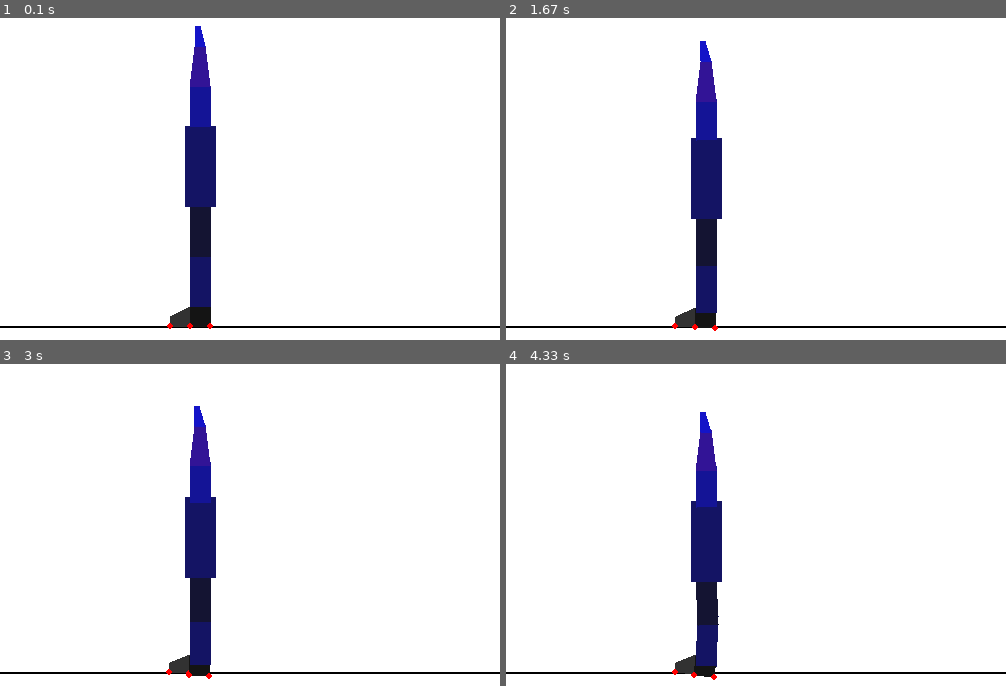
Above: before the commit, frames 1-4 (two rows, left to right).
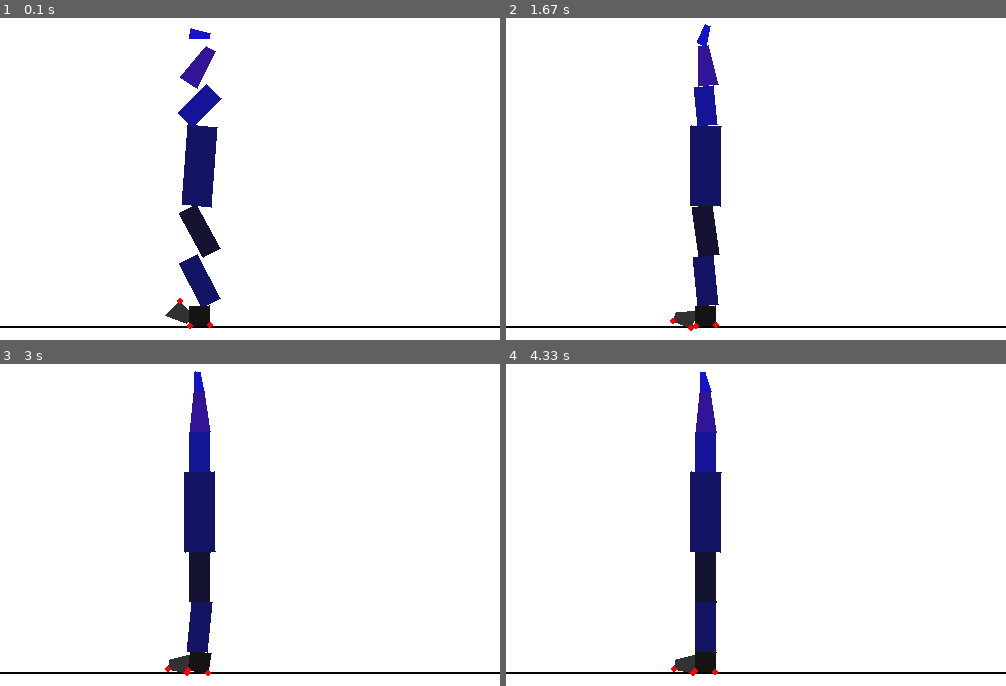
Above: after the commit, the same moments.

Repository: EmixD/Volley_pygame
Game: pygame game, started from main.py
The game is run twice, just before and just after one commit, with the same random seed, the same clock (stepped at 60 frames per second) and the same inputs.
Inputs:
- Up to frame 1 (0.1 s): no input
- Up to frame 2 (1.67 s): no input
- Up to frame 3 (3 s): no input
- Up to frame 4 (4.33 s): no input

The runs differ from the first frame. In frame 1, 1.8% of the frame differs, in the area x 33-45%, y 2-97%; in frame 2, 1.6%; in frame 3, 2.7%; in frame 4, 3.0%, in the area x 33-44%, y 2-99%.

Commit message:
Implement moving from 00 position

Diff:
--- a/game.py
+++ b/game.py
@@ -1,6 +1,6 @@
 # This file is intended to define a vplayer class.
 # It will be able to:
-# 1. Define a player as a set of traps (static) and
+# 1. Define a player as a set of traps (relative,  static) and treir pos and rot.
 #
 #
 
@@ -40,35 +40,40 @@
         self.y1=y1
 
 class trap:
-    def __init__(self,x0,y0,x1,y1,x2,y2,x3,y3,color):
-        self.pts=np.array([[x0,y0],[x1,y1],[x2,y2],[x3,y3]]).astype(float)
-        self.color=color
-        self.m=1.0
-        self.i=100.0
-        self.col_ball=[]
-        self.col_floor=[]
-        self.force_cm=np.array([0.0,0.0])
-        self.force_mom=0.0
-        self.v=np.array([0.0,0.0])
-        self.w=0.0
-        self.frict=0.2
-        self.frictw=1.0
+    def __init__(self,x0,y0,x1,y1,x2,y2,x3,y3, xc,yc,rot,color):
+        #static
+        self.pts0=np.array([[x0,y0],[x1,y1],[x2,y2],[x3,y3]]).astype(float) #points relative to the center
+        self.color=color #color for display
+        #static hardcoded
+        self.m=1.0 #mass
+        self.i=100.0 #inertia moment
+        self.frict=0.2 #lateral friction
+        self.frictw=1.0 #rotational friction
+        #init static
+        self.col_ball=[] #collision lines (given by indexes of 2 pts)
+        self.col_floor=[] #collision points (by index)
+        #dynamic
+        self.center=np.array([xc,yc]) #center of mass
+        self.rot=rot #rotation
+        #init dynamic
+        self.force_cm=np.array([0.0,0.0]) #force that acts on the center of mass
+        self.force_mom=0.0 #force momentum
+        self.v=np.array([0.0,0.0]) #lateral speed
+        self.w=0.0 #angular speed
+        #temp
+        self.pts =np.array([[x0,y0],[x1,y1],[x2,y2],[x3,y3]]).astype(float) #points (absolute, temporary variable)
+        #control
+        self.ptschanged=True
+    #one-time calls
     def add_ball_collision(self,v0,v1):
         self.col_ball.append([v0,v1])
     def add_floor_collision(self,v0):
         self.col_floor.append(v0)
-    def draw(self,screen):
-        pygame.draw.polygon(screen,self.color, self.pts)
-    def draw_col(self,screen):
-        for l in self.col_ball:
-            pygame.draw.line(screen, (255, 0, 0),self.pts[l[0]],self.pts[l[1]])
-        for v in self.col_floor:
-            pygame.draw.circle(screen, (255, 0, 0),self.pts[v],3)
-    def get_center(self): #simplistic
-        c=(self.pts[0]+self.pts[1]+self.pts[2]+self.pts[3])/4
-        return c
-    def rotate(self,angrad): #simplistic
-        c=self.get_center()
+    #helpers
+    def get_center(self):
+        return self.center
+    def rotatepts(self,angrad): #should be applied before move
+        c=np.array([0.0,0.0])
         si=math.sin(angrad)
         co=math.cos(angrad)
         for i,pt in enumerate(self.pts):
@@ -77,9 +82,27 @@
             yn=r[0]*si+r[1]*co
             self.pts[i][0]=c[0]+xn
             self.pts[i][1]=c[1]+yn
-    def move(self,dr):
+    def movepts(self,dr):
         for i,pt in enumerate(self.pts):
             self.pts[i]=pt+dr
+    def update_pts(self):
+        if(not self.ptschanged):
+            return
+        print("1:",self.pts)
+        self.pts=np.copy(self.pts0)
+        print("2:",self.pts)
+        self.rotatepts(self.rot)
+        print("3:",self.pts," rot was",self.rot)
+        self.movepts(self.get_center())
+        print("4:",self.pts," dr was", self.get_center())
+        self.ptschanged=False
+    def move(self,dr):
+        self.center+self.center+dr
+        self.ptschanged=True
+    def rotate(self,angrad):
+        self.rot=self.rot+angrad
+        self.ptschanged=True
+    #forces
     def add_momentum_force(self,force,n_pt):
         rc=self.get_center()
         rpt=self.pts[n_pt]
@@ -90,9 +113,17 @@
         self.force_mom=self.force_mom+dm
     def add_force(self,force):
         self.force_cm=self.force_cm+force
-
-
-
+    #draw
+    def draw(self,screen):
+        self.update_pts()
+        # print(self.pts)
+        pygame.draw.polygon(screen,self.color, self.pts)
+    def draw_col(self,screen):
+        self.update_pts()
+        for l in self.col_ball:
+            pygame.draw.line(screen, (255, 0, 0),self.pts[l[0]],self.pts[l[1]])
+        for v in self.col_floor:
+            pygame.draw.circle(screen, (255, 0, 0),self.pts[v],3)
 class joints:
     def __init__(self,trap1,p11,p12,trap2,p21,p22):
         self.traps=np.array([trap1,trap2])
@@ -126,18 +157,18 @@
 
 class player:
     def __init__(self):
-        trtoes=trap(170,390, 190,380, 190,400, 170,400,[50,50,50])
+        trtoes=trap(-10,0, 10,-10, 10,10, -10,10,   180,390,0,[50,50,50])
         trtoes.add_floor_collision(2)
         trtoes.add_floor_collision(3)
-        trfoot=trap(190,380, 210,380, 210,400, 190,400,[20,20,20])
+        trfoot=trap(-10,-10, 10,-10, 10,10, -10,10,   200,390,0,[20,20,20])
         trfoot.add_floor_collision(2)
         trfoot.add_floor_collision(3)
-        trleglow=trap(190,330, 210,330, 210,380, 190,380,[20,20,100])
-        trleghig=trap(190,280, 210,280, 210,330, 190,330,[20,20,50])
-        trbody=trap(185,200, 215,200, 215,280, 185,280,[20,20,100])
-        trarmlow=trap(190,160, 210,160, 210,200, 190,200,[20,20,150])
-        trarmhig=trap(195,120, 205,120, 210,160, 190,160,[50,20,150])
-        trhand=trap(195,100, 200,100, 205,120, 195,120,[20,20,200])
+        trleglow=trap(-10,-25, 10,-25, 10,25, -10,25,  200,355,0,[20,20,100])
+        trleghig=trap(-10,-25, 10,-25, 10,25, -10,25,   200,305,0,[20,20,50])
+        trbody=trap(-15,-40, 15,-40, 15,40, -15,40,   200,240,0,[20,20,100])
+        trarmlow=trap(-10,-20, 10,-20, 10,20, -10,20,     200,180,0,[20,20,150])
+        trarmhig=trap(-5,-20, 5,-20, 10,20, -10,20,    200,140,0,[50,20,150])
+        trhand=trap(-5,-10, 0,-10, 5,10, -5,10,    200,110,0,[20,20,200])
 
         self.traps=np.array([trtoes,trfoot,trleglow,trleghig,trbody,trarmlow,trarmhig,trhand])
 
--- a/main.py
+++ b/main.py
@@ -13,7 +13,7 @@
 screen = pygame.display.set_mode([500, 500])
 running = True
 nsins=1000000000
-frametime = 0.02*nsins # 1/fps in ns
+frametime = 0.002*nsins # 1/fps in ns
 speed = 0.5
 # frametime = 0.02*nsins # 1/fps in ns
 print("===============================")
